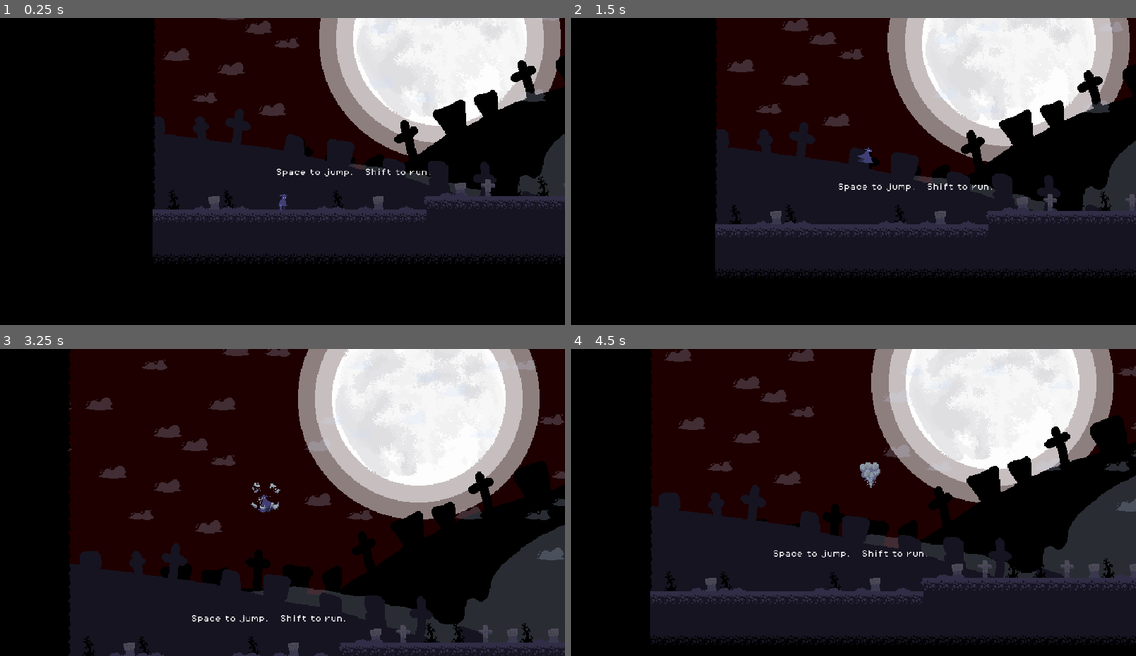
Above: before the commit, frames 1-4 (two rows, left to right).
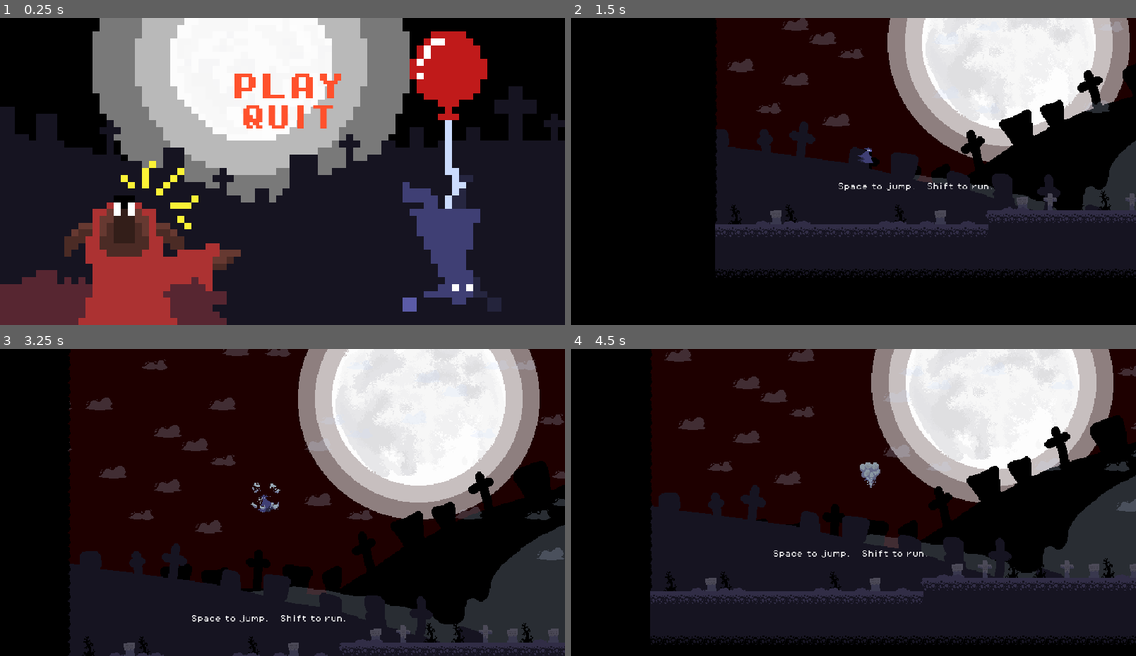
Above: after the commit, the same moments.

Repository: JacobCristo/Happy-Birthday-Baron
Game: Godot game, scene res://Scenes/title.tscn
The game is run twice, just before and just after one commit, with the same random seed, the same clock (stepped at 60 frames per second) and the same inputs. Before the commit the project starts from res://Scenes/opening.tscn.
Inputs (mouse positions are in pixels of both pictures, inside the frame that each line leads up to):
- Up to frame 1 (0.25 s): no input
- Up to frame 2 (1.5 s): click (859, 88) at 0.5 s, where only the run after the commit has a clickable "PLAY"; tap Space (jump) at 1.25 s; hold D (move_right) from 1.28 s (still down); hold Shift (run) from 1.28 s (still down)
- Up to frame 3 (3.25 s): tap Space (jump) at 1.52, 2, 2.27, 2.75 s; release Shift (run) at 2.03 s; tap Shift (run) at 2.1 s; release D (move_right) at 2.78 s; hold A (move_left) from 2.78 s (still down); hold Shift (run) from 2.78 s (still down)
- Up to frame 4 (4.5 s): tap Space (jump) at 3.5, 3.77, 4.25 s; release A (move_left) at 3.53 s; release Shift (run) at 3.53 s; hold D (move_right) from 3.53 s (still down); tap Shift (run) at 3.6 s; hold Shift (run) from 4.28 s (still down)

The runs differ from the first frame. In frame 1, 76% of the frame differs, in the area x 0-100%, y 0-100%; in frame 2, 1.2%; in frame 3, less than 0.1%; in frame 4, nothing differs.

Commit message:
title screen

Diff:
--- /dev/null
+++ b/first-game/Scenes/title.tscn
@@ -0,0 +1,271 @@
+[gd_scene load_steps=38 format=3 uid="uid://c3xtktk3un7r0"]
+
+[ext_resource type="FontFile" uid="uid://cxa6focq4crhl" path="res://Assets/fonts/PixelOperator8-Bold.ttf" id="1_4xgkp"]
+[ext_resource type="Texture2D" uid="uid://bmr6nfjp2rybe" path="res://Assets/sprites/HBDB_Title_Screen_InProgress-Sheet.png" id="1_okm07"]
+[ext_resource type="Script" path="res://Scripts/title.gd" id="1_yf6c7"]
+[ext_resource type="Theme" uid="uid://ca24hai02lrix" path="res://button_theme.tres" id="2_lsxmq"]
+
+[sub_resource type="AtlasTexture" id="AtlasTexture_11a3f"]
+atlas = ExtResource("1_okm07")
+region = Rect2(0, 0, 80, 45)
+
+[sub_resource type="AtlasTexture" id="AtlasTexture_x1umo"]
+atlas = ExtResource("1_okm07")
+region = Rect2(80, 0, 80, 45)
+
+[sub_resource type="AtlasTexture" id="AtlasTexture_uc1ha"]
+atlas = ExtResource("1_okm07")
+region = Rect2(160, 0, 80, 45)
+
+[sub_resource type="AtlasTexture" id="AtlasTexture_6gmtt"]
+atlas = ExtResource("1_okm07")
+region = Rect2(240, 0, 80, 45)
+
+[sub_resource type="AtlasTexture" id="AtlasTexture_shnvl"]
+atlas = ExtResource("1_okm07")
+region = Rect2(320, 0, 80, 45)
+
+[sub_resource type="AtlasTexture" id="AtlasTexture_m8e6u"]
+atlas = ExtResource("1_okm07")
+region = Rect2(400, 0, 80, 45)
+
+[sub_resource type="AtlasTexture" id="AtlasTexture_ih0g2"]
+atlas = ExtResource("1_okm07")
+region = Rect2(480, 0, 80, 45)
+
+[sub_resource type="AtlasTexture" id="AtlasTexture_wqct5"]
+atlas = ExtResource("1_okm07")
+region = Rect2(560, 0, 80, 45)
+
+[sub_resource type="AtlasTexture" id="AtlasTexture_8a3cj"]
+atlas = ExtResource("1_okm07")
+region = Rect2(640, 0, 80, 45)
+
+[sub_resource type="AtlasTexture" id="AtlasTexture_cqwm4"]
+atlas = ExtResource("1_okm07")
+region = Rect2(720, 0, 80, 45)
+
+[sub_resource type="AtlasTexture" id="AtlasTexture_ed3n3"]
+atlas = ExtResource("1_okm07")
+region = Rect2(800, 0, 80, 45)
+
+[sub_resource type="AtlasTexture" id="AtlasTexture_wqv15"]
+atlas = ExtResource("1_okm07")
+region = Rect2(880, 0, 80, 45)
+
+[sub_resource type="AtlasTexture" id="AtlasTexture_ag3sd"]
+atlas = ExtResource("1_okm07")
+region = Rect2(960, 0, 80, 45)
+
+[sub_resource type="AtlasTexture" id="AtlasTexture_ij17g"]
+atlas = ExtResource("1_okm07")
+region = Rect2(1040, 0, 80, 45)
+
+[sub_resource type="AtlasTexture" id="AtlasTexture_wo7lp"]
+atlas = ExtResource("1_okm07")
+region = Rect2(1120, 0, 80, 45)
+
+[sub_resource type="AtlasTexture" id="AtlasTexture_llmm8"]
+atlas = ExtResource("1_okm07")
+region = Rect2(1200, 0, 80, 45)
+
+[sub_resource type="AtlasTexture" id="AtlasTexture_y3tgy"]
+atlas = ExtResource("1_okm07")
+region = Rect2(1280, 0, 80, 45)
+
+[sub_resource type="AtlasTexture" id="AtlasTexture_6q148"]
+atlas = ExtResource("1_okm07")
+region = Rect2(1360, 0, 80, 45)
+
+[sub_resource type="AtlasTexture" id="AtlasTexture_rol4w"]
+atlas = ExtResource("1_okm07")
+region = Rect2(1440, 0, 80, 45)
+
+[sub_resource type="AtlasTexture" id="AtlasTexture_550vv"]
+atlas = ExtResource("1_okm07")
+region = Rect2(1520, 0, 80, 45)
+
+[sub_resource type="AtlasTexture" id="AtlasTexture_jxocc"]
+atlas = ExtResource("1_okm07")
+region = Rect2(1600, 0, 80, 45)
+
+[sub_resource type="AtlasTexture" id="AtlasTexture_1s3mw"]
+atlas = ExtResource("1_okm07")
+region = Rect2(1680, 0, 80, 45)
+
+[sub_resource type="AtlasTexture" id="AtlasTexture_vvl8p"]
+atlas = ExtResource("1_okm07")
+region = Rect2(1760, 0, 80, 45)
+
+[sub_resource type="AtlasTexture" id="AtlasTexture_ilmvb"]
+atlas = ExtResource("1_okm07")
+region = Rect2(1840, 0, 80, 45)
+
+[sub_resource type="AtlasTexture" id="AtlasTexture_751nj"]
+atlas = ExtResource("1_okm07")
+region = Rect2(1920, 0, 80, 45)
+
+[sub_resource type="AtlasTexture" id="AtlasTexture_2hjhj"]
+atlas = ExtResource("1_okm07")
+region = Rect2(2000, 0, 80, 45)
+
+[sub_resource type="AtlasTexture" id="AtlasTexture_1djx5"]
+atlas = ExtResource("1_okm07")
+region = Rect2(2080, 0, 80, 45)
+
+[sub_resource type="AtlasTexture" id="AtlasTexture_g23mb"]
+atlas = ExtResource("1_okm07")
+region = Rect2(2160, 0, 80, 45)
+
+[sub_resource type="AtlasTexture" id="AtlasTexture_f80hh"]
+atlas = ExtResource("1_okm07")
+region = Rect2(2240, 0, 80, 45)
+
+[sub_resource type="AtlasTexture" id="AtlasTexture_jf70f"]
+atlas = ExtResource("1_okm07")
+region = Rect2(2320, 0, 80, 45)
+
+[sub_resource type="SpriteFrames" id="SpriteFrames_k0tw0"]
+animations = [{
+"frames": [{
+"duration": 1.0,
+"texture": SubResource("AtlasTexture_11a3f")
+}, {
+"duration": 1.0,
+"texture": SubResource("AtlasTexture_x1umo")
+}, {
+"duration": 1.0,
+"texture": SubResource("AtlasTexture_uc1ha")
+}, {
+"duration": 1.0,
+"texture": SubResource("AtlasTexture_6gmtt")
+}, {
+"duration": 1.0,
+"texture": SubResource("AtlasTexture_shnvl")
+}, {
+"duration": 1.0,
+"texture": SubResource("AtlasTexture_m8e6u")
+}, {
+"duration": 1.0,
+"texture": SubResource("AtlasTexture_ih0g2")
+}, {
+"duration": 1.0,
+"texture": SubResource("AtlasTexture_wqct5")
+}, {
+"duration": 1.0,
+"texture": SubResource("AtlasTexture_8a3cj")
+}, {
+"duration": 1.0,
+"texture": SubResource("AtlasTexture_cqwm4")
+}, {
+"duration": 1.0,
+"texture": SubResource("AtlasTexture_ed3n3")
+}, {
+"duration": 1.0,
+"texture": SubResource("AtlasTexture_wqv15")
+}, {
+"duration": 1.0,
+"texture": SubResource("AtlasTexture_ag3sd")
+}, {
+"duration": 1.0,
+"texture": SubResource("AtlasTexture_ij17g")
+}, {
+"duration": 1.0,
+"texture": SubResource("AtlasTexture_wo7lp")
+}, {
+"duration": 1.0,
+"texture": SubResource("AtlasTexture_llmm8")
+}, {
+"duration": 1.0,
+"texture": SubResource("AtlasTexture_y3tgy")
+}, {
+"duration": 1.0,
+"texture": SubResource("AtlasTexture_6q148")
+}, {
+"duration": 1.0,
+"texture": SubResource("AtlasTexture_rol4w")
+}, {
+"duration": 1.0,
+"texture": SubResource("AtlasTexture_550vv")
+}, {
+"duration": 1.0,
+"texture": SubResource("AtlasTexture_jxocc")
+}, {
+"duration": 1.0,
+"texture": SubResource("AtlasTexture_1s3mw")
+}, {
+"duration": 1.0,
+"texture": SubResource("AtlasTexture_vvl8p")
+}, {
+"duration": 1.0,
+"texture": SubResource("AtlasTexture_ilmvb")
+}, {
+"duration": 1.0,
+"texture": SubResource("AtlasTexture_751nj")
+}, {
+"duration": 1.0,
+"texture": SubResource("AtlasTexture_2hjhj")
+}, {
+"duration": 1.0,
+"texture": SubResource("AtlasTexture_1djx5")
+}, {
+"duration": 1.0,
+"texture": SubResource("AtlasTexture_g23mb")
+}, {
+"duration": 1.0,
+"texture": SubResource("AtlasTexture_f80hh")
+}, {
+"duration": 1.0,
+"texture": SubResource("AtlasTexture_jf70f")
+}],
+"loop": true,
+"name": &"titleidle",
+"speed": 10.0
+}]
+
+[sub_resource type="StyleBoxEmpty" id="StyleBoxEmpty_ng3d7"]
+
+[sub_resource type="StyleBoxEmpty" id="StyleBoxEmpty_kvwon"]
+
+[node name="Control" type="Control"]
+layout_mode = 3
+anchors_preset = 15
+anchor_right = 1.0
+anchor_bottom = 1.0
+grow_horizontal = 2
+grow_vertical = 2
+script = ExtResource("1_yf6c7")
+
+[node name="AnimatedSprite2D" type="AnimatedSprite2D" parent="."]
+scale = Vector2(24.75, 24)
+sprite_frames = SubResource("SpriteFrames_k0tw0")
+animation = &"titleidle"
+autoplay = "titleidle"
+centered = false
+
+[node name="VBoxContainer" type="VBoxContainer" parent="."]
+layout_mode = 0
+offset_left = 776.0
+offset_top = 192.0
+offset_right = 1240.0
+offset_bottom = 752.0
+
+[node name="Play" type="Button" parent="VBoxContainer"]
+layout_mode = 2
+theme = ExtResource("2_lsxmq")
+theme_type_variation = &"FlatButton"
+theme_override_fonts/font = ExtResource("1_4xgkp")
+theme_override_font_sizes/font_size = 100
+theme_override_styles/focus = SubResource("StyleBoxEmpty_ng3d7")
+text = "PLAY"
+flat = true
+
+[node name="Quit" type="Button" parent="VBoxContainer"]
+layout_mode = 2
+theme = ExtResource("2_lsxmq")
+theme_type_variation = &"FlatButton"
+theme_override_fonts/font = ExtResource("1_4xgkp")
+theme_override_font_sizes/font_size = 90
+theme_override_styles/focus = SubResource("StyleBoxEmpty_kvwon")
+text = "QUIT"
+flat = true
--- /dev/null
+++ b/first-game/Scripts/title.gd
@@ -0,0 +1,13 @@
+extends Control
+
+@onready var play: Button = $VBoxContainer/Play
+@onready var quit: Button = $VBoxContainer/Quit
+
+func _ready() -> void:
+	#grab focus for controllers
+	#play.grab_focus()
+
+	#connect signals for pressing the buttons to play the game or quit the game,
+	#depending on the button
+	play.connect("pressed", func(): get_tree().change_scene_to_file("res://Scenes/opening.tscn"))
+	quit.connect("pressed", func(): get_tree().quit())
--- /dev/null
+++ b/first-game/button_theme.tres
@@ -0,0 +1,11 @@
+[gd_resource type="Theme" load_steps=2 format=3 uid="uid://ca24hai02lrix"]
+
+[ext_resource type="FontFile" uid="uid://cxa6focq4crhl" path="res://Assets/fonts/PixelOperator8-Bold.ttf" id="1_pwmkt"]
+
+[resource]
+default_base_scale = 1.0
+default_font = ExtResource("1_pwmkt")
+default_font_size = 90
+Button/colors/font_color = Color(1, 0.319187, 0.171274, 1)
+Button/colors/font_focus_color = Color(1, 0.317647, 0.172549, 1)
+Button/colors/font_hover_color = Color(0.926992, 0.760953, 0, 1)
--- a/first-game/project.godot
+++ b/first-game/project.godot
@@ -11,7 +11,7 @@
 [application]
 
 config/name="HBDB"
-run/main_scene="res://Scenes/opening.tscn"
+run/main_scene="res://Scenes/title.tscn"
 config/features=PackedStringArray("4.3", "Forward Plus")
 config/icon="res://icon.svg"
 
Binary file added: first-game/Assets/sprites/HBDB_Title_Screen_InProgress-Sheet.png
Not shown, added: first-game/Assets/sprites/HBDB_Title_Screen_InProgress-Sheet.png.import
